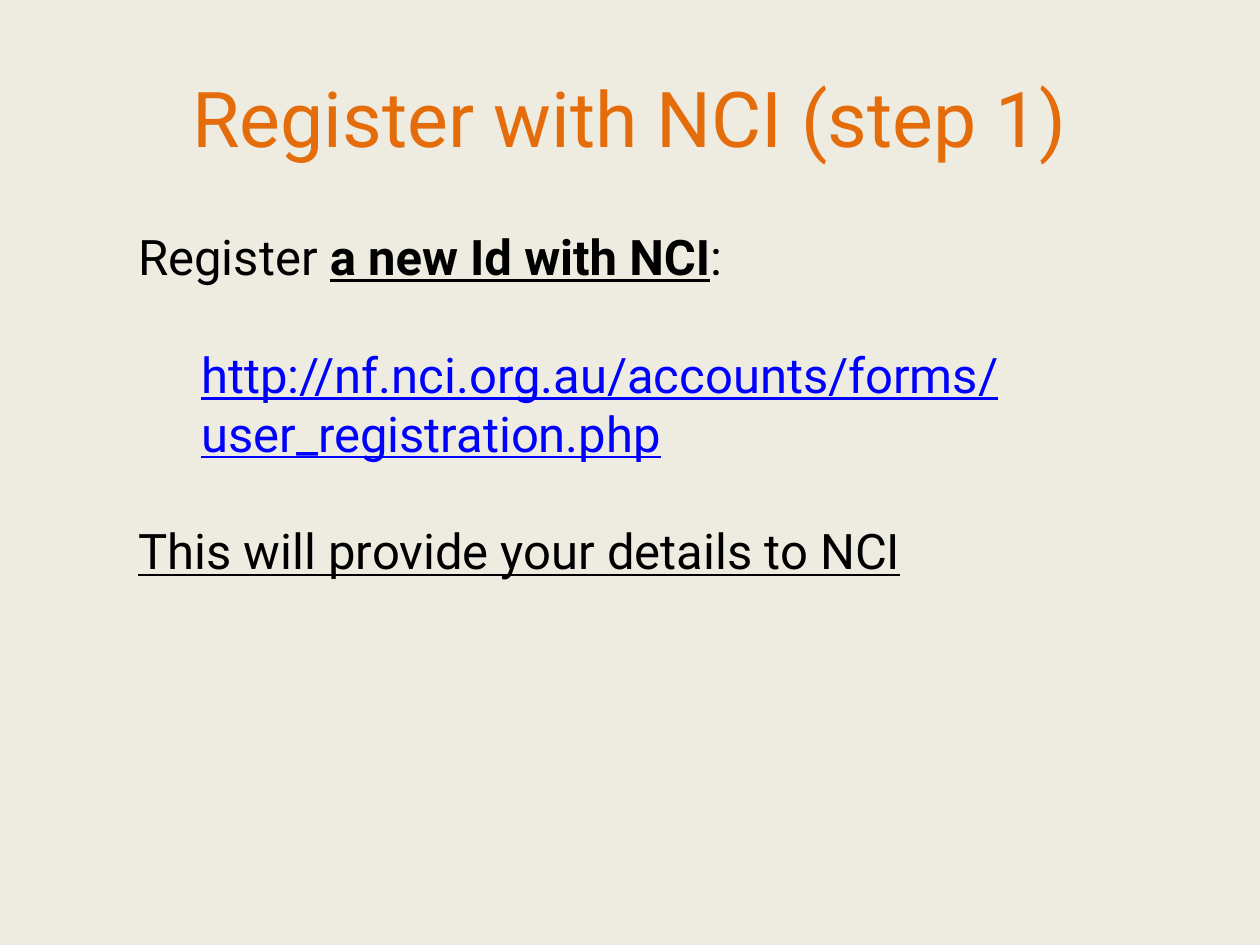
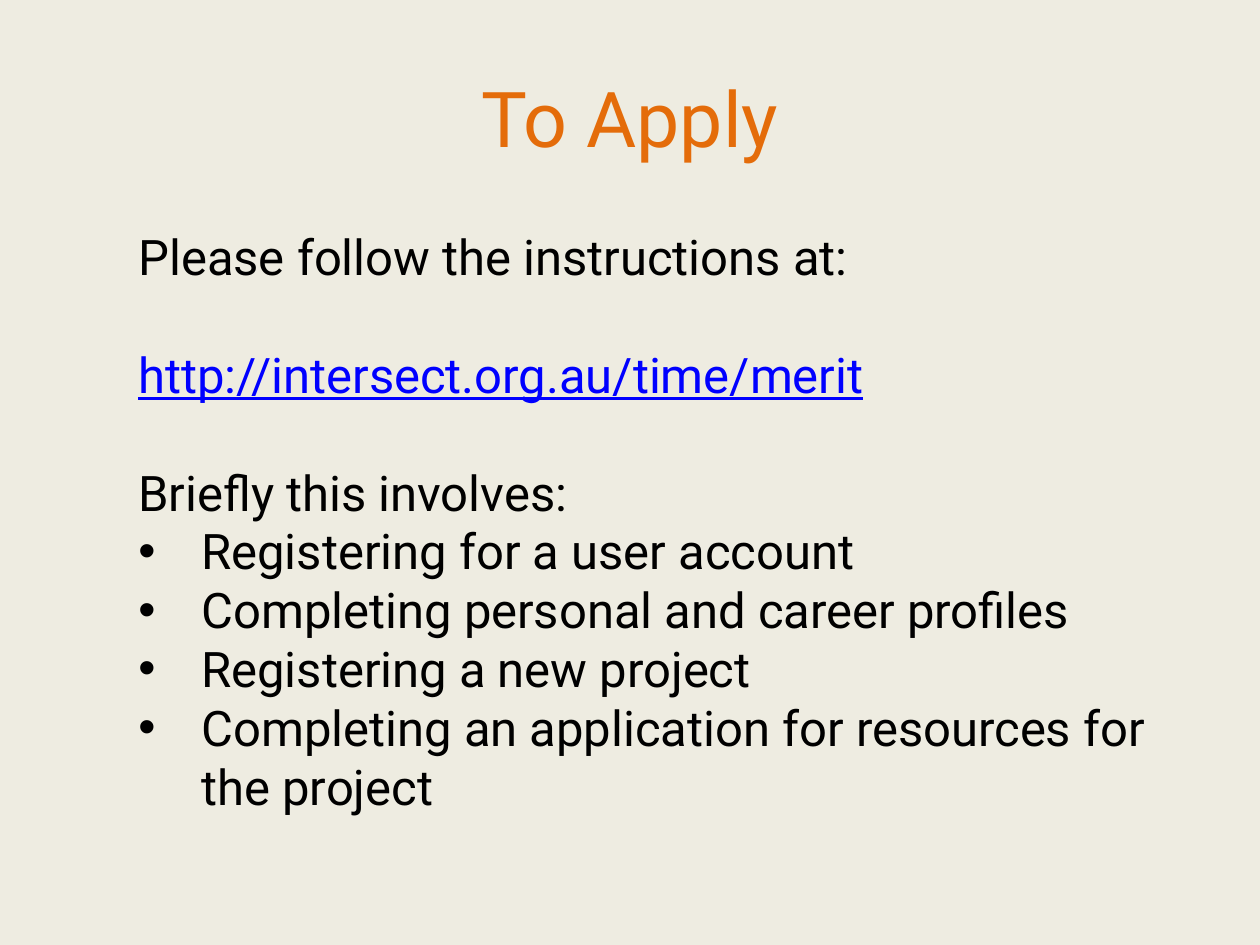
Before and after one commit to IntersectAustralia/TrainingMaterials, a slide deck: slide 46 of IntroToUnixHPC/03 HPC - Slides.pptx (slide 45 before the commit). Drawn at 1260x945 pixels with LibreOffice and Linux fonts; fonts in the diff are those of the drawing. Boxes give left, top, right and bottom in pixels: in the first picture for what was removed or moved away, otherwise in the second. Text is boxed around its words. In the diff, an @@ line names an element or a change of style, - is before the commit and + after.

```diff
--- a/IntroToUnixHPC/03 HPC - Slides.pptx
+++ b/IntroToUnixHPC/03 HPC - Slides.pptx
@@ text at [481, 89, 778, 164]: text changed @@
-Register with NCI (step 1)
+To Apply
@@ text at [138, 237, 1144, 816]: text changed; text colour #0000FF to #000000 @@
-  Register a new Id with NCI:
-    http://nf.nci.org.au/accounts/forms/user_registration.php
-  This will provide your details to NCI
+  Please follow the instructions at:
+  http://intersect.org.au/time/merit
+  Briefly this involves:
+  • Registering for a user account
+  • Completing personal and career profiles
+  • Registering a new project
+  • Completing an application for resources for the project
```
Also in this commit, not shown: 10 other slides changed, 1 slide added, 1 slide removed, 1 other file.
